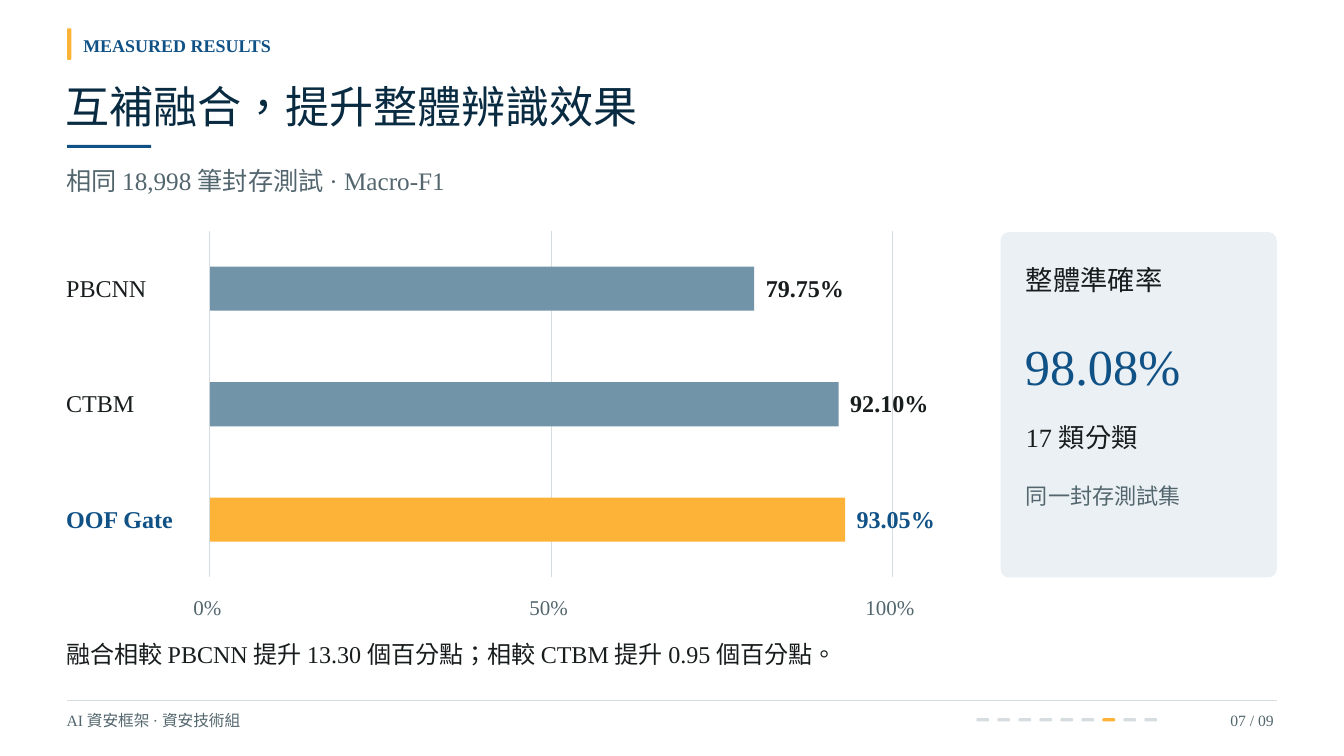
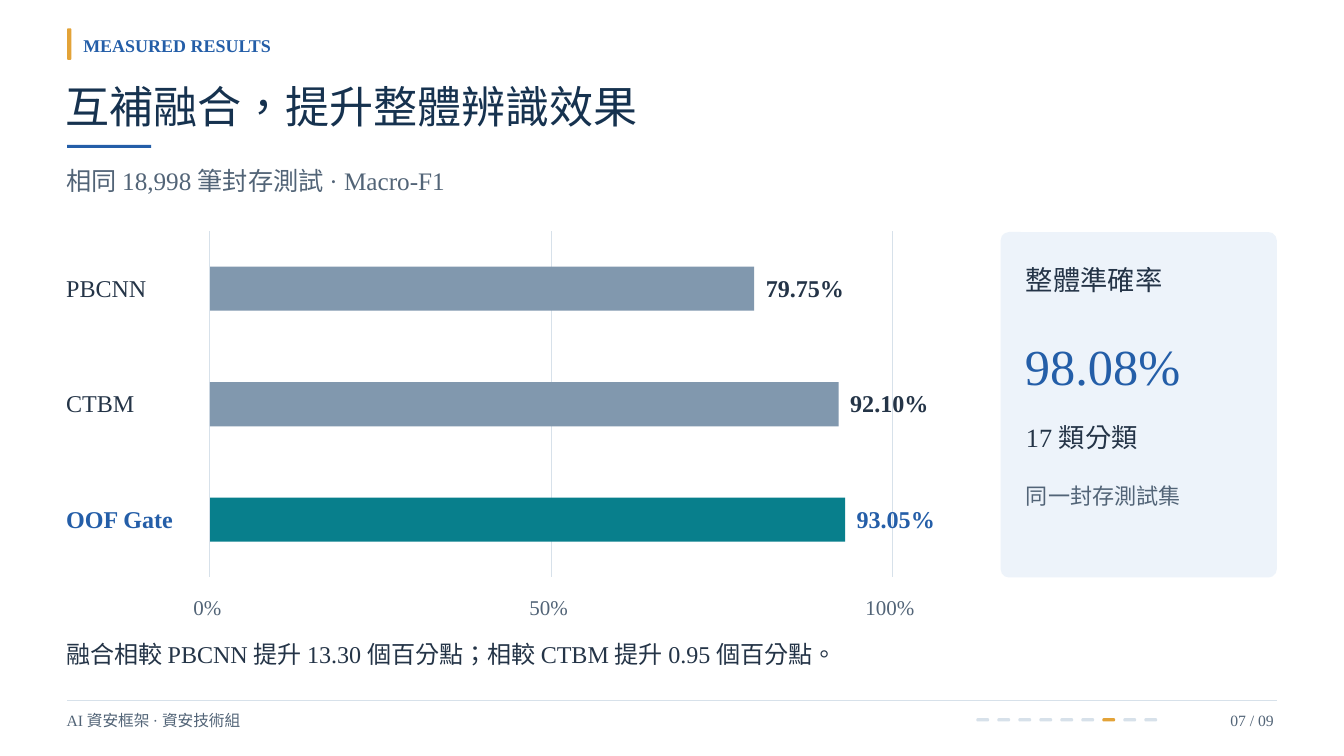
Before and after one commit to Lily09-project/innoserve-competition, a slide deck: slide 7 of deliverables/決賽簡報_AI資安框架.pptx. Drawn at 1344x756 pixels with LibreOffice and Linux fonts; fonts in the diff are those of the drawing. Boxes give left, top, right and bottom in pixels: in the first picture for what was removed or moved away, otherwise in the second. Text is boxed around its words. In the diff, an @@ line names an element or a change of style, - is before the commit and + after.

```diff
--- a/deliverables/決賽簡報_AI資安框架.pptx
+++ b/deliverables/決賽簡報_AI資安框架.pptx
@@ rounded rectangle at box(68, 28, 72, 59): fill #FDB338 to #E3A338 @@
@@ text "互補融合，提升整體辨識效果" at box(65, 86, 637, 127): text colour #092B42 to #16324F @@
@@ rectangle at box(68, 145, 151, 148): fill #105186 to #245EA8 @@
@@ outline #D6DDE0 0.75 pt to #D7E1EA 0.75 pt in 3 elements at box(210, 231, 211, 578), box(552, 231, 553, 578), box(892, 231, 893, 578) @@
@@ rounded rectangle at box(1001, 232, 1277, 578): fill #EAF0F4 to #EDF3FA @@
@@ rectangle at box(210, 267, 754, 312): fill #7294A9 to #8198AE @@
@@ text colour #105186 to #245EA8 in 4 elements at box(83, 40, 271, 52), box(66, 512, 172, 529), box(857, 511, 935, 529), box(1025, 351, 1180, 386) @@
@@ rectangle at box(210, 382, 839, 426): fill #7294A9 to #8198AE @@
@@ rectangle at box(210, 498, 845, 542): fill #FDB338 to #087F8C @@
@@ text colour #171C1D to #243447 in 7 elements at box(66, 281, 146, 298), box(766, 281, 844, 298), box(66, 396, 134, 413), box(850, 396, 928, 413), box(1026, 267, 1163, 293), box(1026, 425, 1138, 449), box(66, 642, 836, 666) @@
@@ rounded rectangle at box(1103, 718, 1115, 721): fill #FDB338 to #E3A338 @@
```
Also in this commit, not shown: 10 other slides changed, 55 other files.
